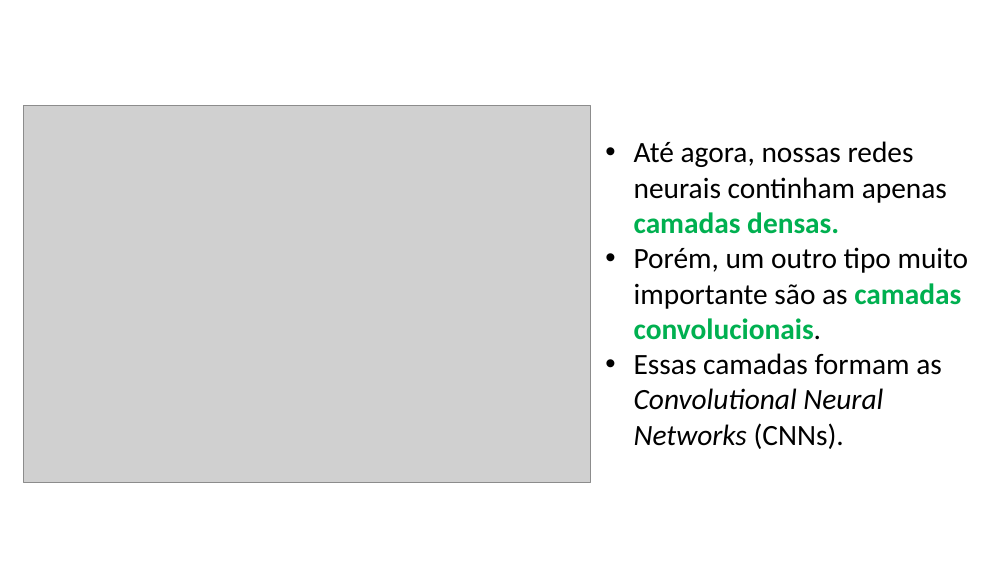
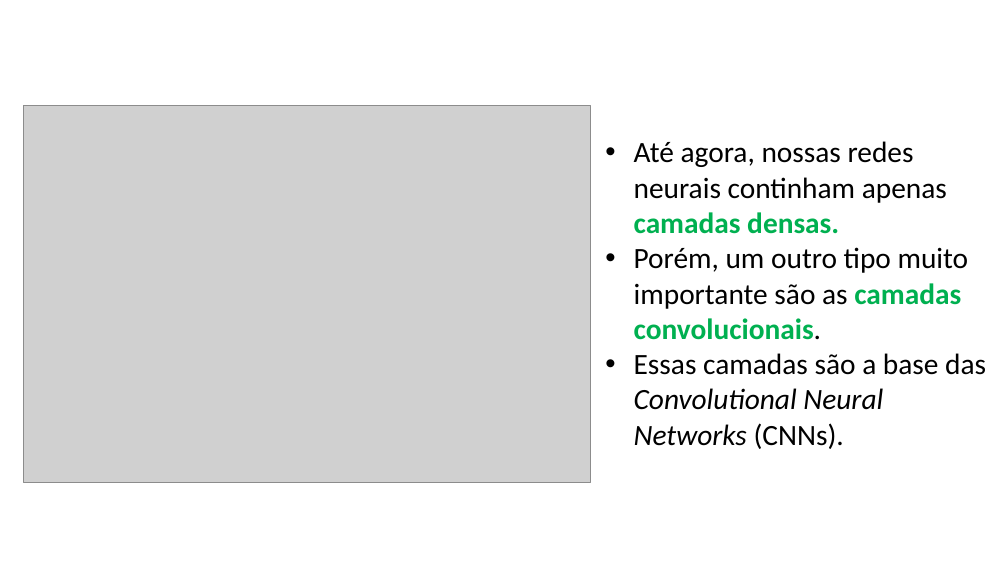
Before and after one commit to zz4fap/c24_inteligencia_artificial, a slide deck: slide 2 of slides/C24_CNN.pptx. Drawn at 1008x567 pixels with LibreOffice and Linux fonts; fonts in the diff are those of the drawing; grey boxes stand for pictures. Boxes give left, top, right and bottom in pixels: in the first picture for what was removed or moved away, otherwise in the second. Text is boxed around its words. In the diff, an @@ line names an element or a change of style, - is before the commit and + after.

```diff
--- a/slides/C24_CNN.pptx
+++ b/slides/C24_CNN.pptx
@@ text at bbox=[634, 353, 986, 449]: text changed @@
-• Essas camadas formam as Convolutional Neural Networks (CNNs).
+• Essas camadas são a base das Convolutional Neural Networks (CNNs).
```
Also in this commit, not shown: 19 other slides changed, 1 other file.
